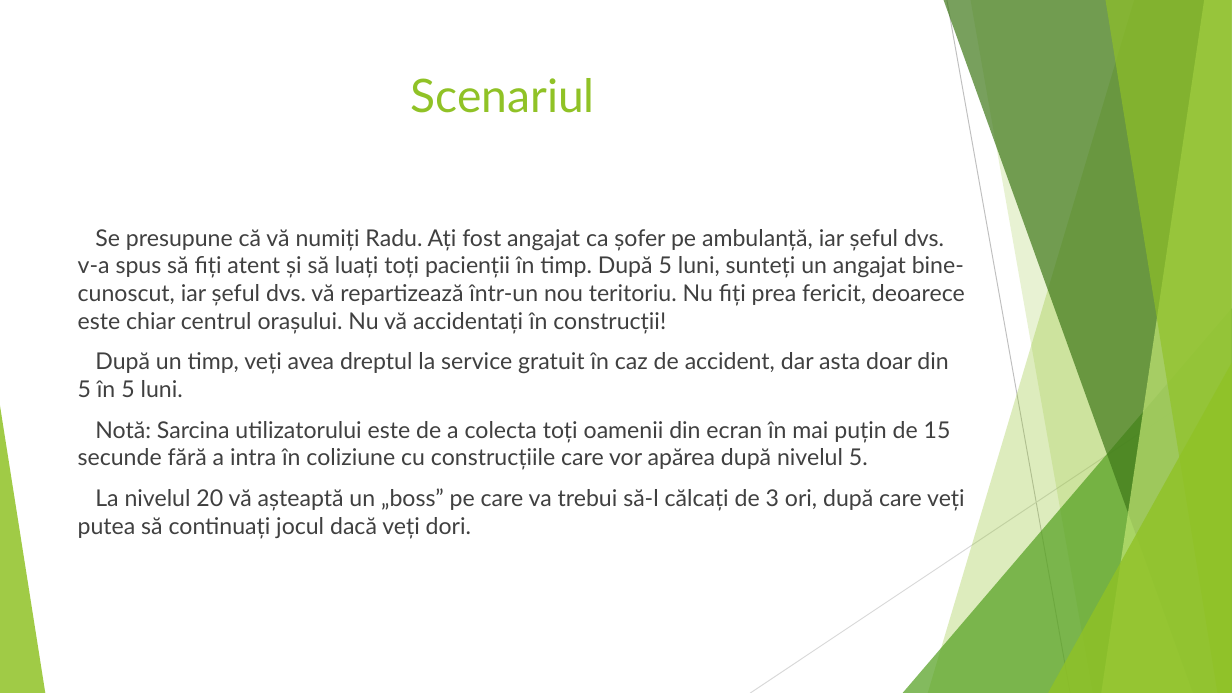
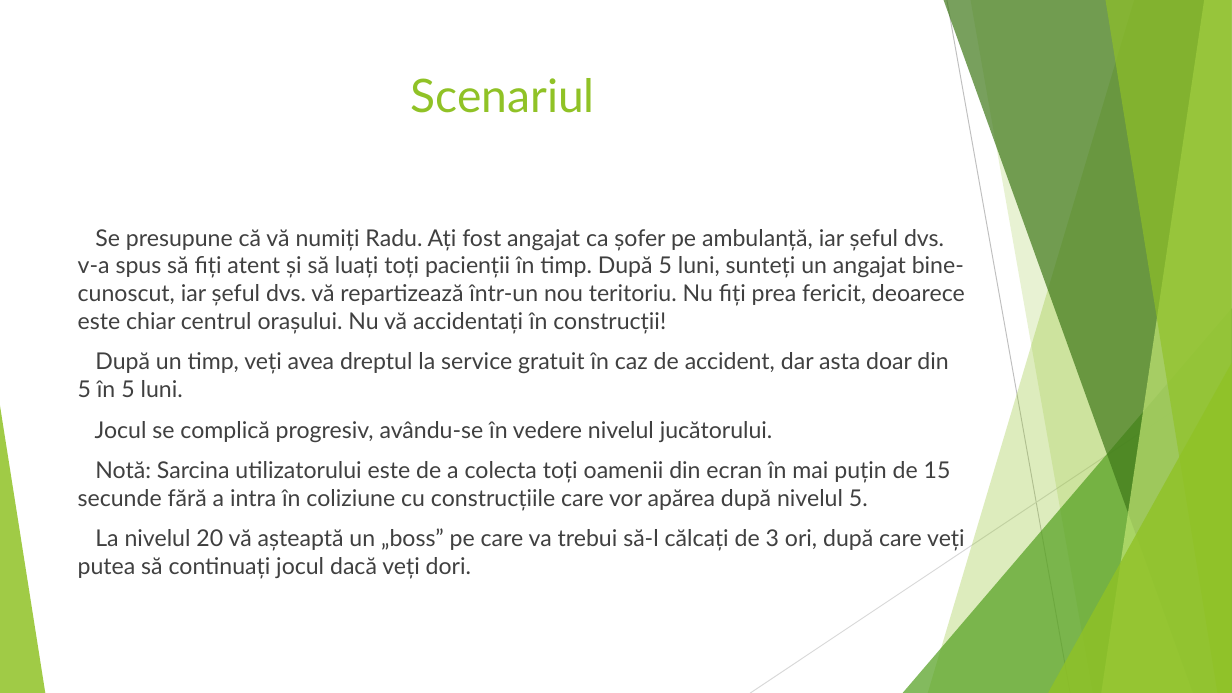
Before and after one commit to minealex2244/Fasty, a slide deck: slide 2 of Fasty.pptx. Drawn at 1232x693 pixels with LibreOffice and Linux fonts; fonts in the diff are those of the drawing. Boxes give left, top, right and bottom in pixels: in the first picture for what was removed or moved away, otherwise in the second. Text is boxed around its words. In the diff, an @@ line names an element or a change of style, - is before the commit and + after.

```diff
--- a/Fasty.pptx
+++ b/Fasty.pptx
@@ text at [95,421,773,442]: paragraph added @@
+Jocul se complică progresiv, avându-se în vedere nivelul jucătorului.
```
Also in this commit, not shown: 5 other slides changed.
